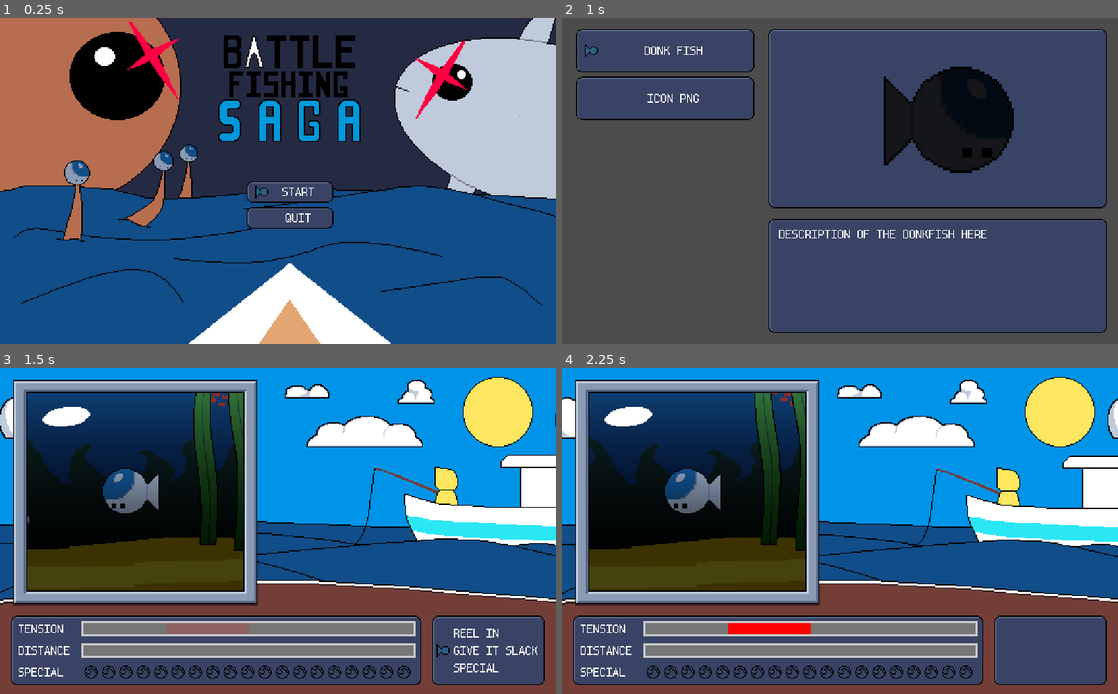
Above: before the commit, frames 1-4 (two rows, left to right).
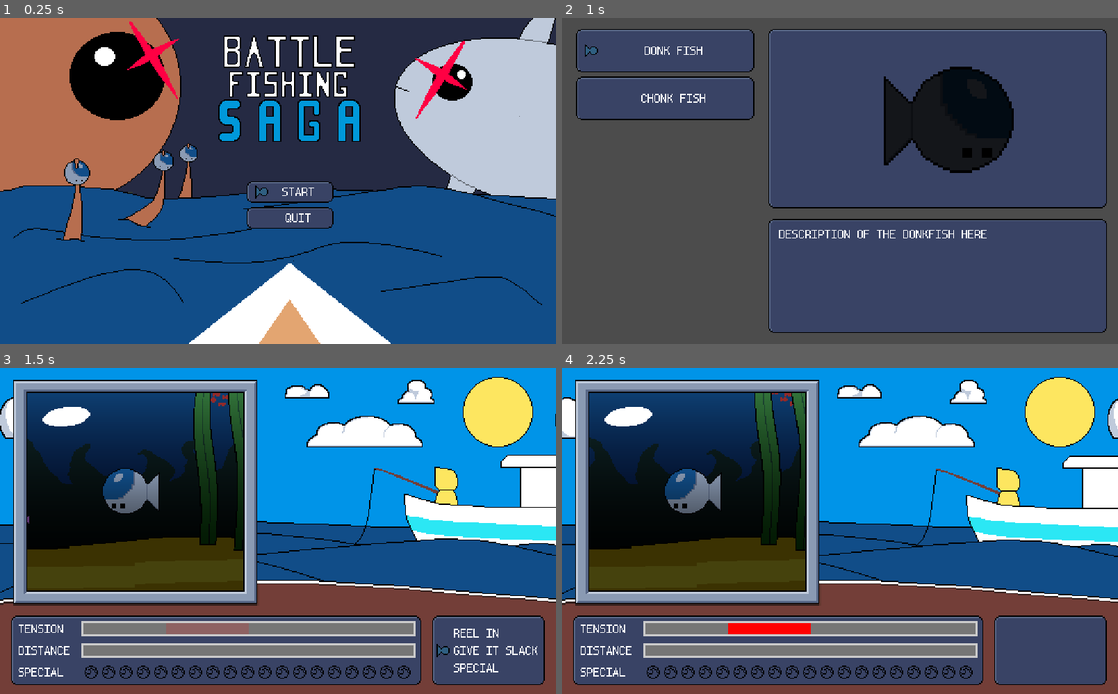
Above: after the commit, the same moments.

Repository: TateKennington/Battle-Fish-Saga
Game: Godot game, scene res://GUI/MainMenu.tscn
Two runs of this game, one before a commit and one after it. Both use one fixed random seed, a clock stepped at 60 frames per second and the inputs below. The engine's default icon, where the game draws it, is replaced by a stand-in: a white triangle on a blue panel in a dark square.
Inputs:
- Up to frame 1 (0.25 s): no input
- Up to frame 2 (1 s): tap Enter at 0.5 s; hold Up from 0.53 s (still down); tap Space at 0.77 s
- Up to frame 3 (1.5 s): tap Space at 1.25 s; release Up at 1.28 s; hold Down from 1.28 s (still down)
- Up to frame 4 (2.25 s): tap Space at 1.52 s; release Down at 2.03 s; hold Up from 2.03 s (still down)

The runs differ from the first frame. In frame 1, 1.0% of the frame differs, in the area x 13-64%, y 5-47%; in frame 2, less than 0.1%; in frame 3, nothing differs; in frame 4, nothing differs.

Commit message:
Chonkfish + title screen

Diff:
--- /dev/null
+++ b/Enemy/ChonkFish/ChonkFish.tscn
@@ -0,0 +1,9 @@
+[gd_scene load_steps=3 format=2]
+
+[ext_resource path="res://Enemy/Enemy.tscn" type="PackedScene" id=1]
+[ext_resource path="res://Enemy/ChonkFish/ChonkFish.png" type="Texture" id=2]
+
+[node name="Enemy" instance=ExtResource( 1 )]
+
+[node name="Sprite" parent="." index="0"]
+texture = ExtResource( 2 )
--- a/GUI/LevelSelect.tscn
+++ b/GUI/LevelSelect.tscn
@@ -1,14 +1,15 @@
-[gd_scene load_steps=13 format=2]
+[gd_scene load_steps=14 format=2]
 
 [ext_resource path="res://font.tres" type="BitmapFont" id=1]
 [ext_resource path="res://Levels/Level.gd" type="Script" id=2]
 [ext_resource path="res://GUI/Components/Menu/Menu.tscn" type="PackedScene" id=3]
 [ext_resource path="res://Enemy/DonkFish/DonkFish.png" type="Texture" id=4]
 [ext_resource path="res://GUI/LevelSelect.gd" type="Script" id=5]
-[ext_resource path="res://icon.png" type="Texture" id=6]
+[ext_resource path="res://Enemy/ChonkFish/ChonkFish.png" type="Texture" id=6]
 [ext_resource path="res://Enemy/DonkFish/DonkFish.tscn" type="PackedScene" id=7]
 [ext_resource path="res://GUI/Components/MenuTile/MenuTile.tscn" type="PackedScene" id=8]
 [ext_resource path="res://GUI/Components/Panel.png" type="Texture" id=9]
+[ext_resource path="res://Enemy/ChonkFish/ChonkFish.tscn" type="PackedScene" id=10]
 
 [sub_resource type="Resource" id=1]
 script = ExtResource( 2 )
@@ -19,8 +20,9 @@
 
 [sub_resource type="Resource" id=2]
 script = ExtResource( 2 )
-name = "icon png"
-description = "old friend"
+name = "Chonk Fish"
+description = ""
+enemy_scene = ExtResource( 10 )
 enemy_sprite = ExtResource( 6 )
 
 [sub_resource type="Theme" id=3]
Binary file added: Enemy/ChonkFish/ChonkFish.ase
Binary file added: Enemy/ChonkFish/ChonkFish.png
Not shown, added: Enemy/ChonkFish/ChonkFish.png.import
Binary file changed: GUI/MainMenu.aseprite
Binary file changed: GUI/MainMenu.png
